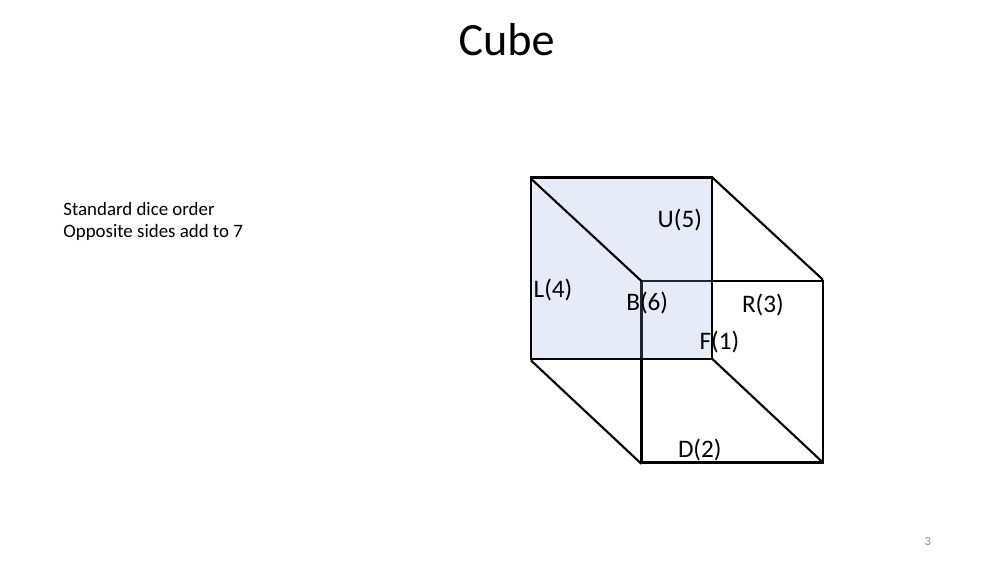
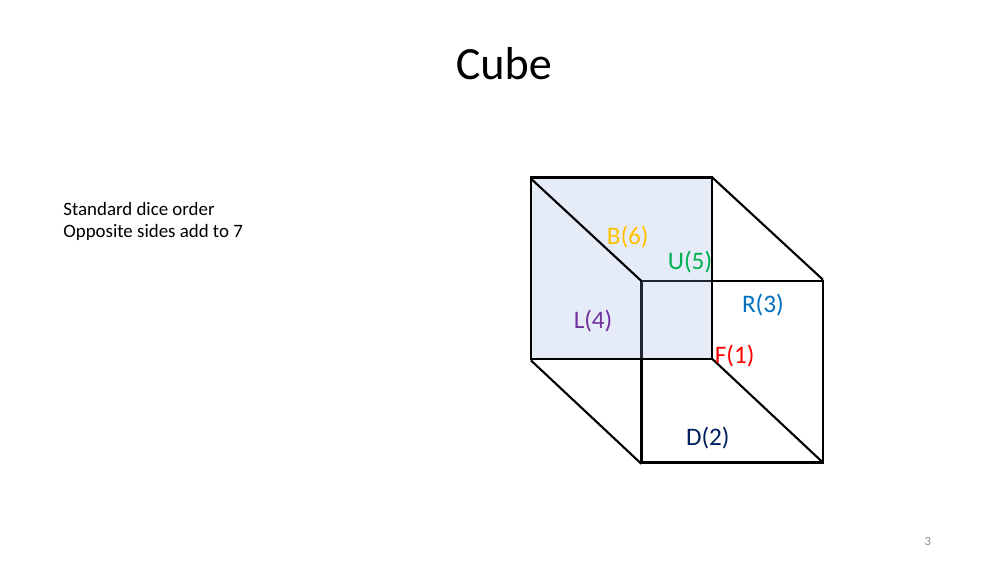
Before and after one commit to jlmucb/class_notes, a slide deck: slide 3 of science/Cube.pptx. Drawn at 1008x567 pixels with LibreOffice and Linux fonts; fonts in the diff are those of the drawing. Boxes give left, top, right and bottom in pixels: in the first picture for what was removed or moved away, otherwise in the second. Text is boxed around its words. In the diff, an @@ line names an element or a change of style, - is before the commit and + after.

Commit message:
more cube stuff

```diff
--- a/science/Cube.pptx
+++ b/science/Cube.pptx
@@ title "Cube": place and size @@
-title "Cube" at [459, 23, 555, 56]
+title "Cube" at [456, 47, 552, 80]
@@ text "B(6)": place and size @@
-text "B(6)" at [626, 289, 668, 316]
+text "B(6)" at [607, 225, 649, 251]
@@ text "B(6)" at [607, 225, 649, 251]: text colour #000000 to #FFC000 @@
@@ text "U(5)": place and size @@
-text "U(5)" at [658, 208, 702, 231]
+text "U(5)" at [668, 248, 712, 275]
@@ text "U(5)" at [668, 248, 712, 275]: text colour #000000 to #00B050 @@
@@ text "L(4)": place and size @@
-text "L(4)" at [534, 278, 573, 301]
+text "L(4)" at [574, 310, 613, 332]
@@ text "L(4)" at [574, 310, 613, 332]: text colour #000000 to #7030A0 @@
@@ text "R(3)" at [742, 293, 784, 316]: text colour #000000 to #0070C0 @@
@@ text "F(1)": place and size @@
-text "F(1)" at [700, 328, 740, 355]
+text "F(1)" at [715, 344, 755, 370]
@@ text "F(1)" at [715, 344, 755, 370]: text colour #000000 to #FF0000 @@
@@ text "D(2)": place and size @@
-text "D(2)" at [678, 438, 722, 463]
+text "D(2)" at [686, 426, 730, 449]
@@ text "D(2)" at [686, 426, 730, 449]: text colour #000000 to #002060 @@
```
Also in this commit, not shown: 1 slide added, 1 other file.
